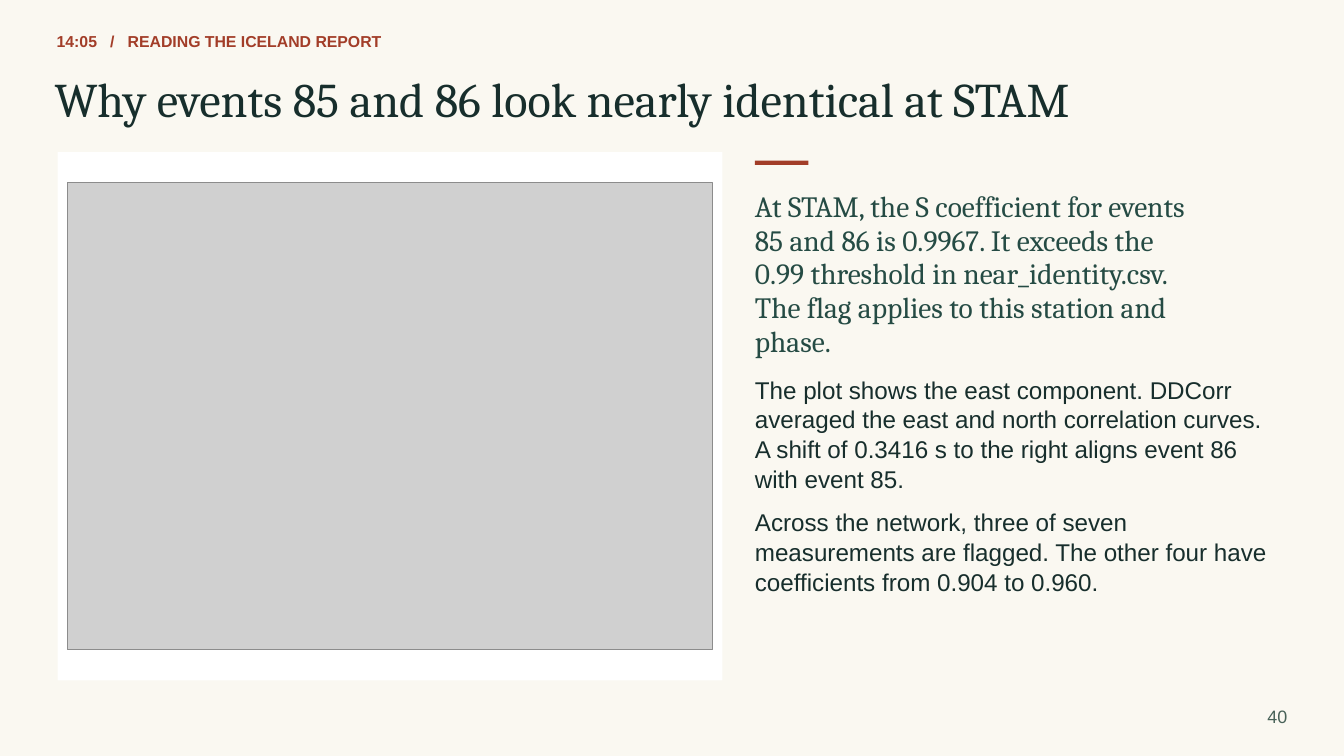
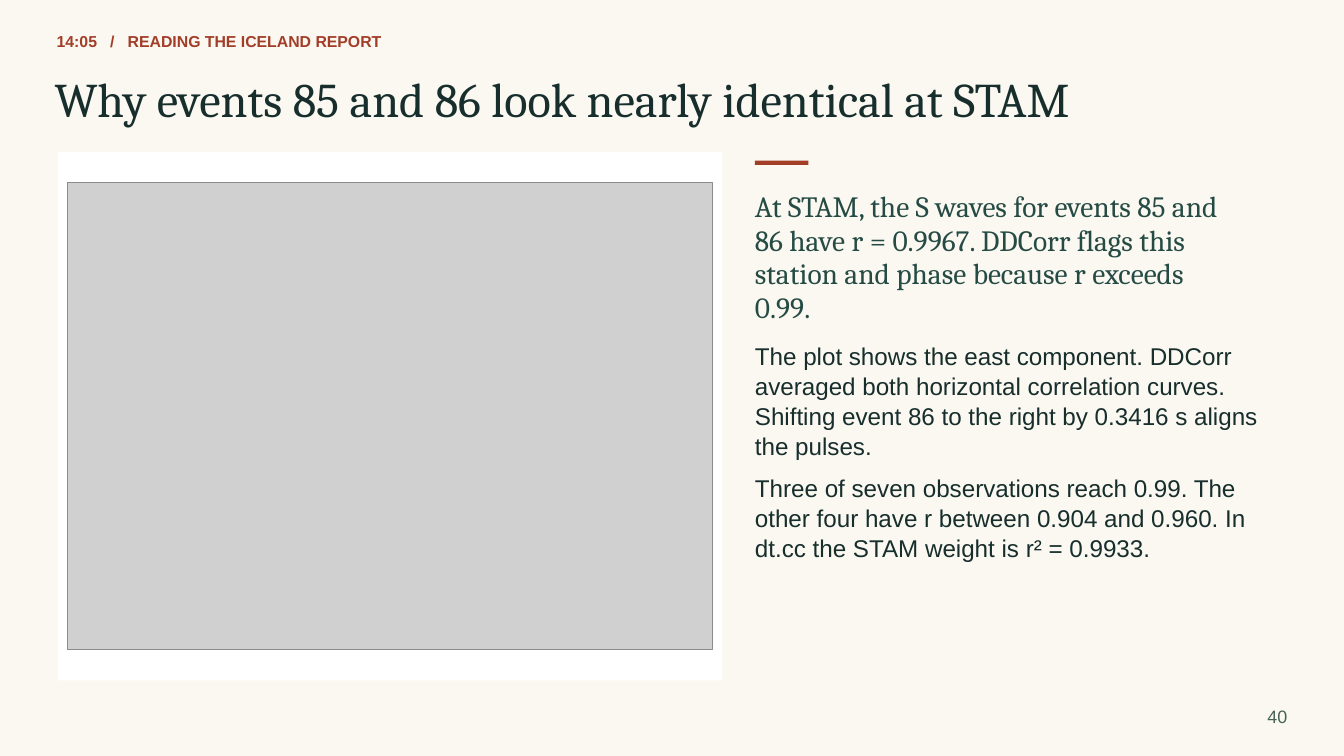
Before and after one commit to eliasrh/DDCorr.jl, a slide deck: slide 40 of teaching/DDCorr_minicourse.pptx. Drawn at 1344x756 pixels with LibreOffice and Linux fonts; fonts in the diff are those of the drawing; grey boxes stand for pictures. Boxes give left, top, right and bottom in pixels: in the first picture for what was removed or moved away, otherwise in the second. Text is boxed around its words. In the diff, an @@ line names an element or a change of style, - is before the commit and + after.

```diff
--- a/teaching/DDCorr_minicourse.pptx
+++ b/teaching/DDCorr_minicourse.pptx
@@ text at bbox=[755, 196, 1217, 221]: text changed @@
-At STAM, the S coefficient for events
+At STAM, the S waves for events 85 and
@@ text at bbox=[755, 230, 1185, 257]: text changed @@
-85 and 86 is 0.9967. It exceeds the
+86 have r = 0.9967. DDCorr flags this
@@ text at bbox=[755, 257, 1183, 290]: text changed @@
-The flag applies to this station and
+station and phase because r exceeds
@@ text at bbox=[755, 298, 810, 318]: text changed @@
-0.99 threshold in near_identity.csv.
+0.99.
@@ text "The plot shows the east ...": place and size @@
-text "The plot shows the east ..." at bbox=[755, 381, 1232, 404]
+text "The plot shows the east ..." at bbox=[755, 347, 1232, 370]
@@ text removed at bbox=[755, 331, 831, 358] @@
-phase.
@@ text at bbox=[755, 377, 1225, 400]: text changed @@
-averaged the east and north correlation curves.
+averaged both horizontal correlation curves.
@@ text at bbox=[755, 407, 1257, 430]: text changed @@
-A shift of 0.3416 s to the right aligns event 86
+Shifting event 86 to the right by 0.3416 s aligns
@@ text added at bbox=[755, 437, 872, 460], 17.2 pt, text #172E2C @@
+the pulses.
@@ text at bbox=[755, 479, 1236, 498]: text changed @@
-Across the network, three of seven
+Three of seven observations reach 0.99. The
@@ text removed at bbox=[755, 470, 904, 489] @@
-with event 85.
@@ text at bbox=[755, 509, 1245, 528]: text changed @@
-coefficients from 0.904 to 0.960.
+other four have r between 0.904 and 0.960. In
@@ text added at bbox=[755, 539, 1150, 562], 17.2 pt, text #172E2C @@
+dt.cc the STAM weight is r² = 0.9933.
@@ text removed at bbox=[755, 543, 1266, 566] @@
-measurements are flagged. The other four have
```
Also in this commit, not shown: 1 other file.
